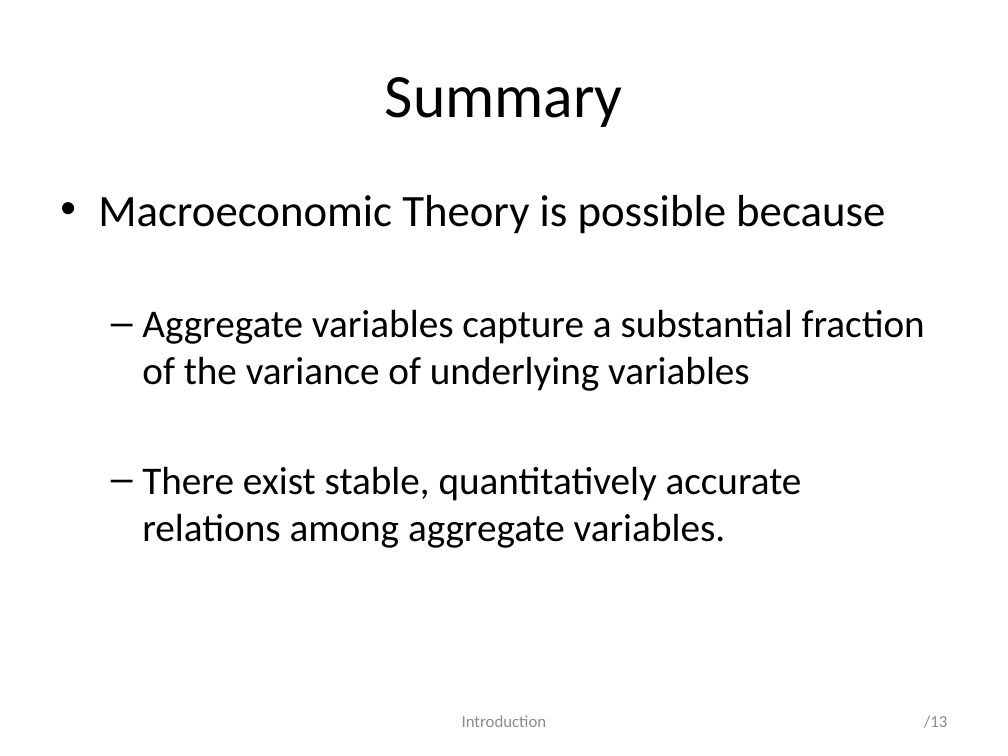
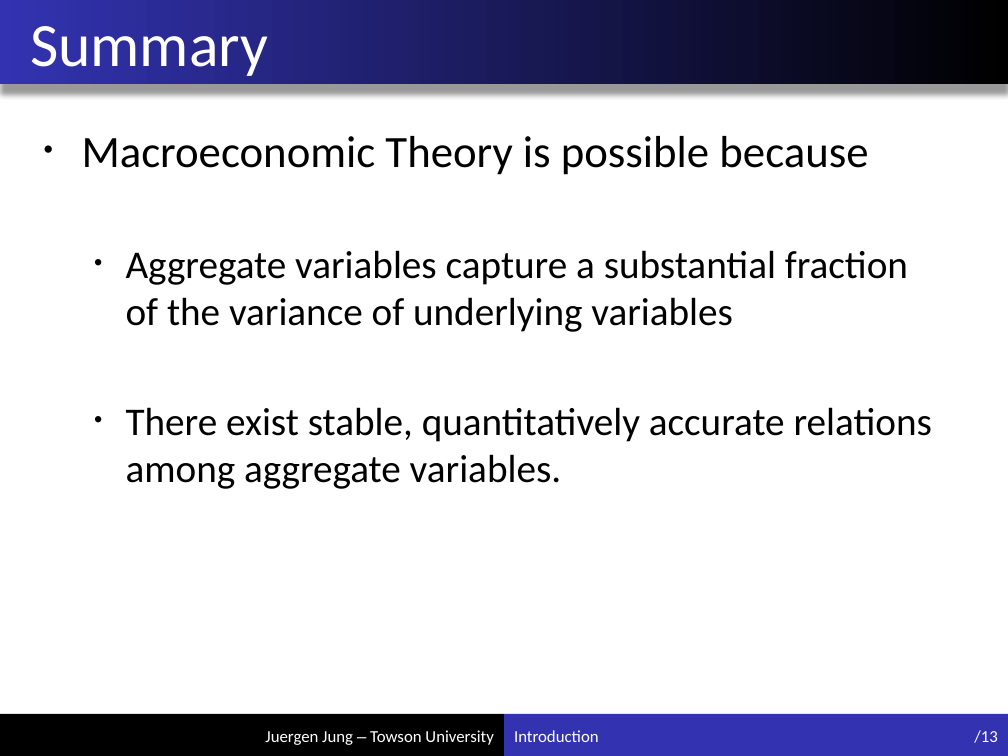
Before and after one commit to juejung/juejung.github.io, a slide deck: slide 13 of jdocs/Macro1/introductionMacro.pptx. Drawn at 1008x756 pixels with LibreOffice and Linux fonts; fonts in the diff are those of the drawing. Boxes give left, top, right and bottom in pixels: in the first picture for what was removed or moved away, otherwise in the second. Text is boxed around its words. In the diff, an @@ line names an element or a change of style, - is before the commit and + after.

Commit message:
add new formatting to slides

```diff
--- a/jdocs/Macro1/introductionMacro.pptx
+++ b/jdocs/Macro1/introductionMacro.pptx
@@ title "Summary": place and size @@
-title "Summary" at (385,77,623,127)
+title "Summary" at (30,26,268,76)
@@ title "Summary" at (30,26,268,76): text colour #000000 to #F0F0F0; alignment centre to left; indent changed @@
@@ rectangle added at (0,0,1008,84), fill gradient #000000 to #3333B2 @@
@@ text "Macroeconomic Theory is possible because": place and size @@
-text "Macroeconomic Theory is possible because" at (98,195,925,548)
+text "Macroeconomic Theory is possible because" at (82,136,932,489)
@@ text "Macroeconomic Theory is possible because" at (82,136,932,489): bullet – to • @@
@@ rectangle added at (0,714,504,756), fill #000000 @@
@@ text "Introduction": place and size @@
-text "Introduction" at (462,715,547,727)
+text "Introduction" at (514,730,599,742)
@@ text "Introduction" at (514,730,599,742): text colour #8C8C8C to #F0F0F0; alignment centre to left @@
@@ rectangle added at (504,714,1008,756), fill #3333B2 @@
@@ page number: place and size @@
-page number at (924,715,947,728)
+page number at (974,730,997,743)
@@ page number at (974,730,997,743): text colour #8C8C8C to #F0F0F0 @@
@@ text added at (265,730,493,745), 12 pt, text #F0F0F0 @@
+Juergen Jung – Towson University
```
Also in this commit, not shown: 17 other slides changed, 3 other files.
